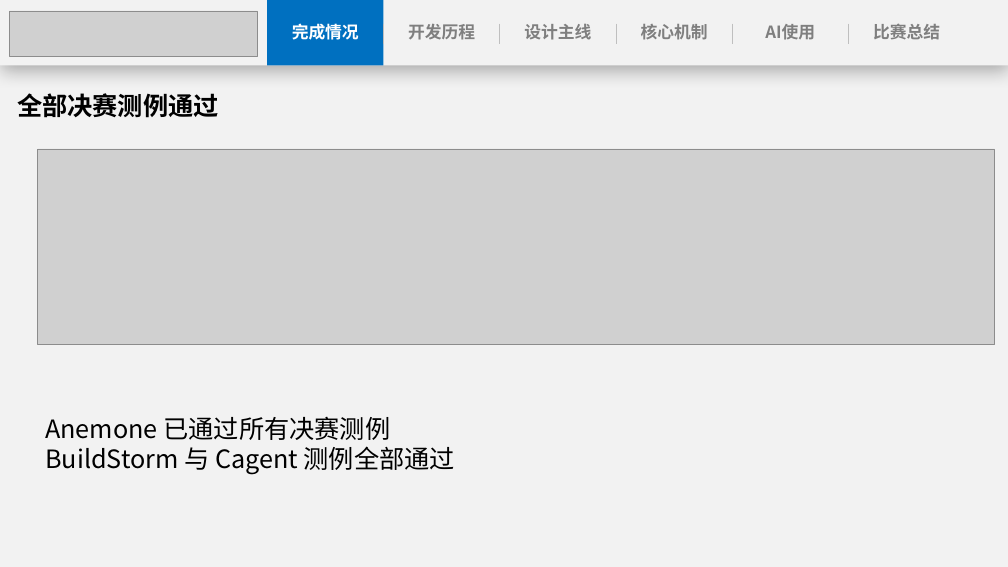
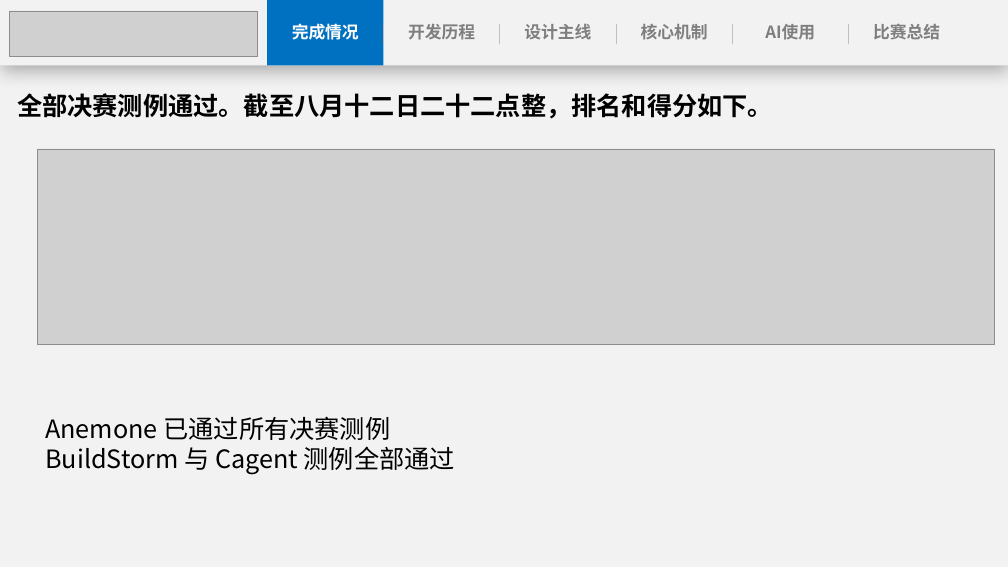
Before and after one commit to anemone-os/anemone, a slide deck: slide 2 of report/ppt/Anemone决赛演示文稿.pptx. Drawn at 1008x567 pixels with LibreOffice and Linux fonts; fonts in the diff are those of the drawing; grey boxes stand for pictures. Boxes give left, top, right and bottom in pixels: in the first picture for what was removed or moved away, otherwise in the second. Text is boxed around its words. In the diff, an @@ line names an element or a change of style, - is before the commit and + after.

```diff
--- a/report/ppt/Anemone决赛演示文稿.pptx
+++ b/report/ppt/Anemone决赛演示文稿.pptx
@@ text at (17,93,773,119): text changed @@
-全部决赛测例通过
+全部决赛测例通过。截至八月十二日二十二点整，排名和得分如下。
```
Also in this commit, not shown: 20 other slides changed, 1 slide added, 8 slides removed.
